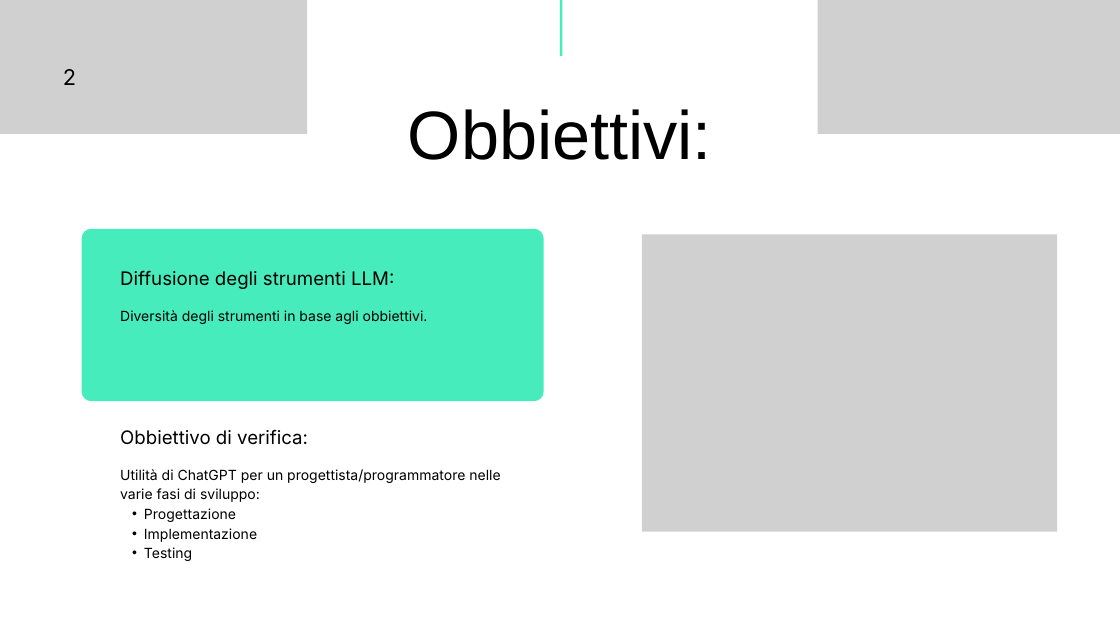
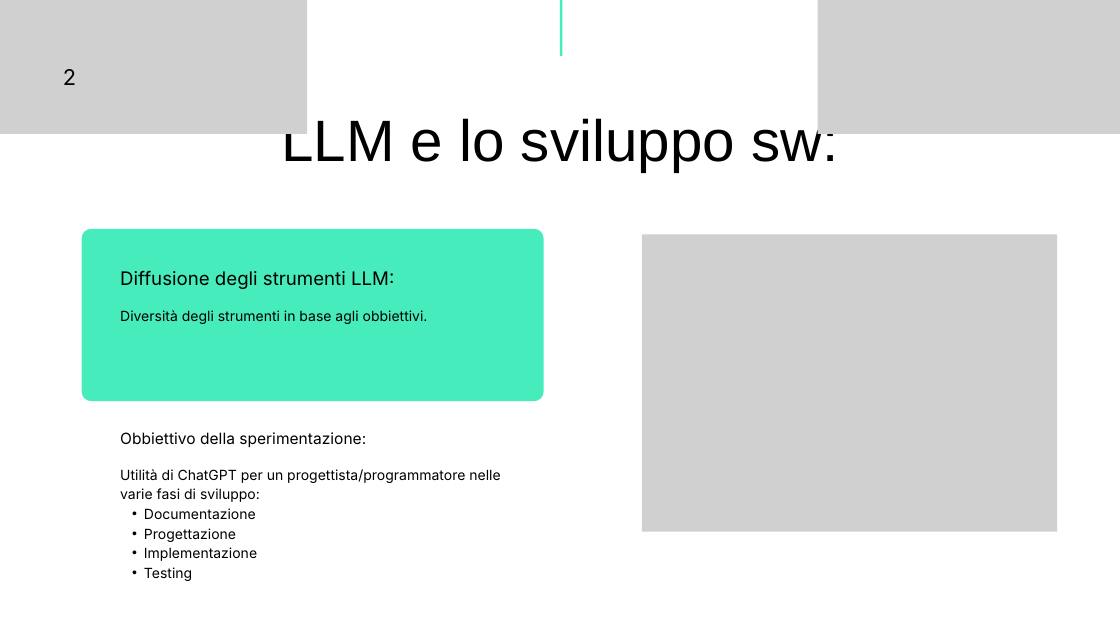
Before and after one commit to Davide-Domenico-Montani/12-GreenWay, a slide deck: slide 2 of documentazione/Presentazione tesi GreenWay Davide Domenico Montani 890107.pptx. Drawn at 1120x630 pixels with LibreOffice and Linux fonts; fonts in the diff are those of the drawing; grey boxes stand for pictures. Boxes give left, top, right and bottom in pixels: in the first picture for what was removed or moved away, otherwise in the second. Text is boxed around its words. In the diff, an @@ line names an element or a change of style, - is before the commit and + after.

```diff
--- a/documentazione/Presentazione tesi GreenWay Davide Domenico Montani 890107.pptx
+++ b/documentazione/Presentazione tesi GreenWay Davide Domenico Montani 890107.pptx
@@ text at <box>281,114,838,171</box>: text changed; size 88 to 75 pt @@
-Obbiettivi:
+LLM e lo sviluppo sw:
@@ text at <box>120,432,366,448</box>: text changed; size 24 to 20 pt @@
-Obbiettivo di verifica:
+Obbiettivo della sperimentazione:
@@ text at <box>144,508,256,519</box>: paragraph added @@
+  • Documentazione
```
Also in this commit, not shown: 2 other slides changed.
